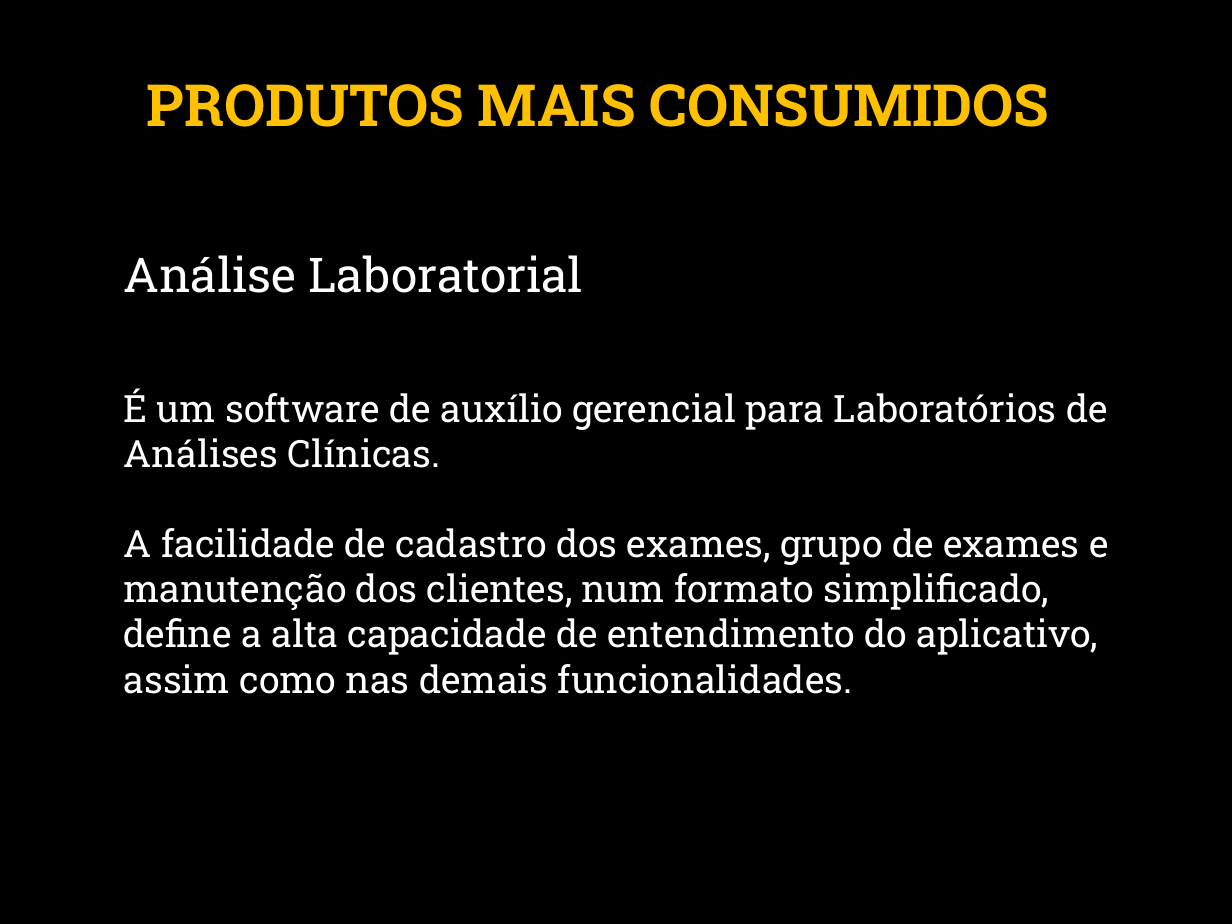
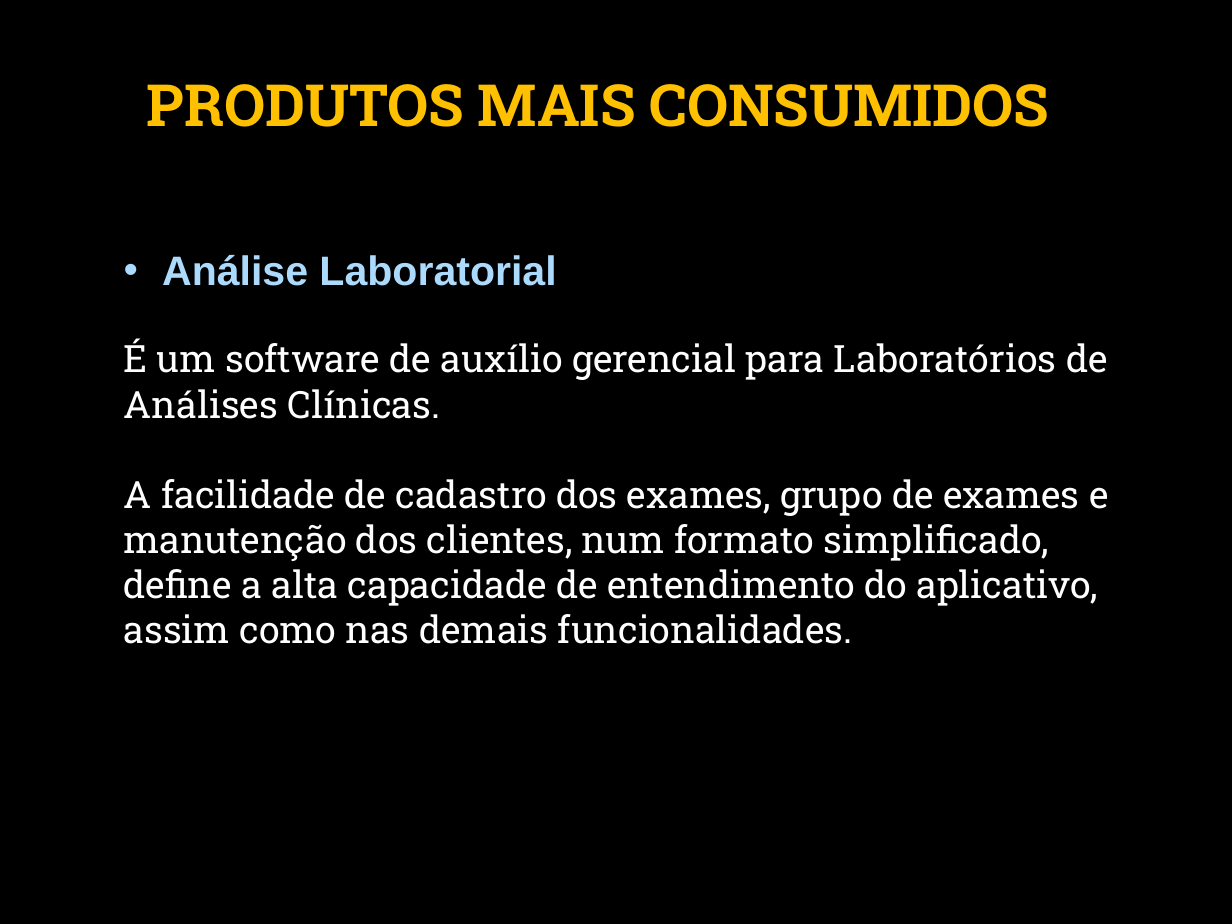
Before and after one commit to BrunoFelix/Restoran, a slide deck: slide 15 of Docs/Apresentação ANS Sistemas (Fundamentos da Gestao).pptx. Drawn at 1232x924 pixels with LibreOffice and Linux fonts; fonts in the diff are those of the drawing; background and template pictures are left out. Boxes give left, top, right and bottom in pixels: in the first picture for what was removed or moved away, otherwise in the second. Text is boxed around its words. In the diff, an @@ line names an element or a change of style, - is before the commit and + after.

```diff
--- a/Docs/Apresentação ANS Sistemas (Fundamentos da Gestao).pptx
+++ b/Docs/Apresentação ANS Sistemas (Fundamentos da Gestao).pptx
@@ text at (162, 255, 556, 286): size 28 to 24 pt, font Roboto Slab to Arial, text colour #FFFFFF to #ABDAFC, bold on in "Análise Laboratorial"; bullet none to • @@
```
Also in this commit, not shown: 6 other slides changed, 2 slides added, 2 slides removed.
